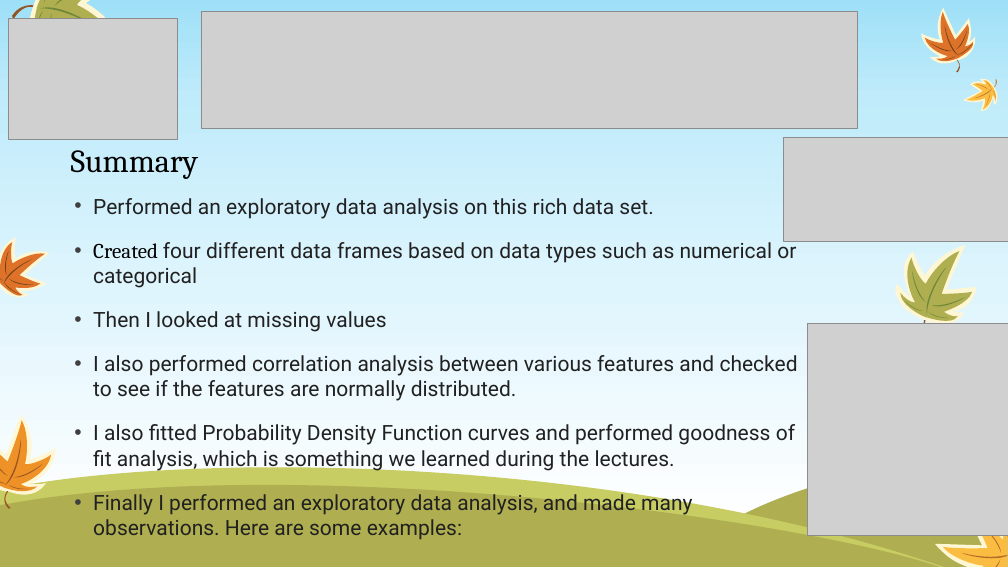
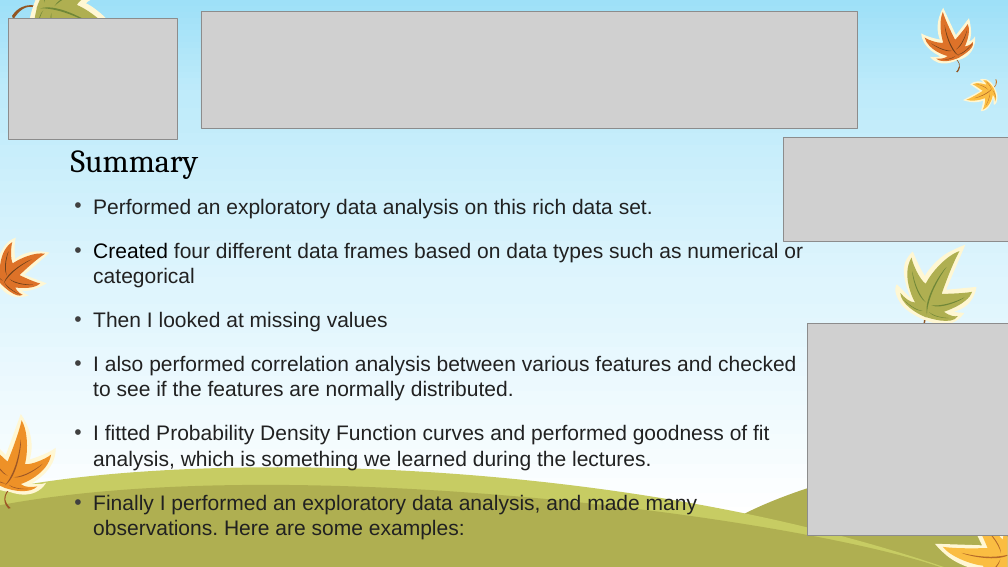
Before and after one commit to ozgurpolat/Exploratory_Data_Analysis, a slide deck: slide 3 of House_Prices.pptx (slide 2 before the commit). Drawn at 1008x567 pixels with LibreOffice and Linux fonts; fonts in the diff are those of the drawing; grey boxes stand for pictures. Boxes give left, top, right and bottom in pixels: in the first picture for what was removed or moved away, otherwise in the second. Text is boxed around its words. In the diff, an @@ line names an element or a change of style, - is before the commit and + after.

```diff
--- a/House_Prices.pptx
+++ b/House_Prices.pptx
@@ text at <box>93,198,803,539</box>: font Roboto to Arial in "Performed an exploratory data analysis on this ...", "four different data frames based on data ...", "Then I looked at missing values", "I also performed correlation analysis between various ..." and 1 more places; font Cambria to Arial in "Created" @@
@@ text at <box>93,424,769,470</box>: text changed; font Roboto to Arial @@
-• I also fitted Probability Density Function curves and performed goodness of fit analysis, which is something we learned during the lectures.
+• I fitted Probability Density Function curves and performed goodness of fit analysis, which is something we learned during the lectures.
```
Also in this commit, not shown: 5 other slides changed, 2 slides added, 1 other file.
